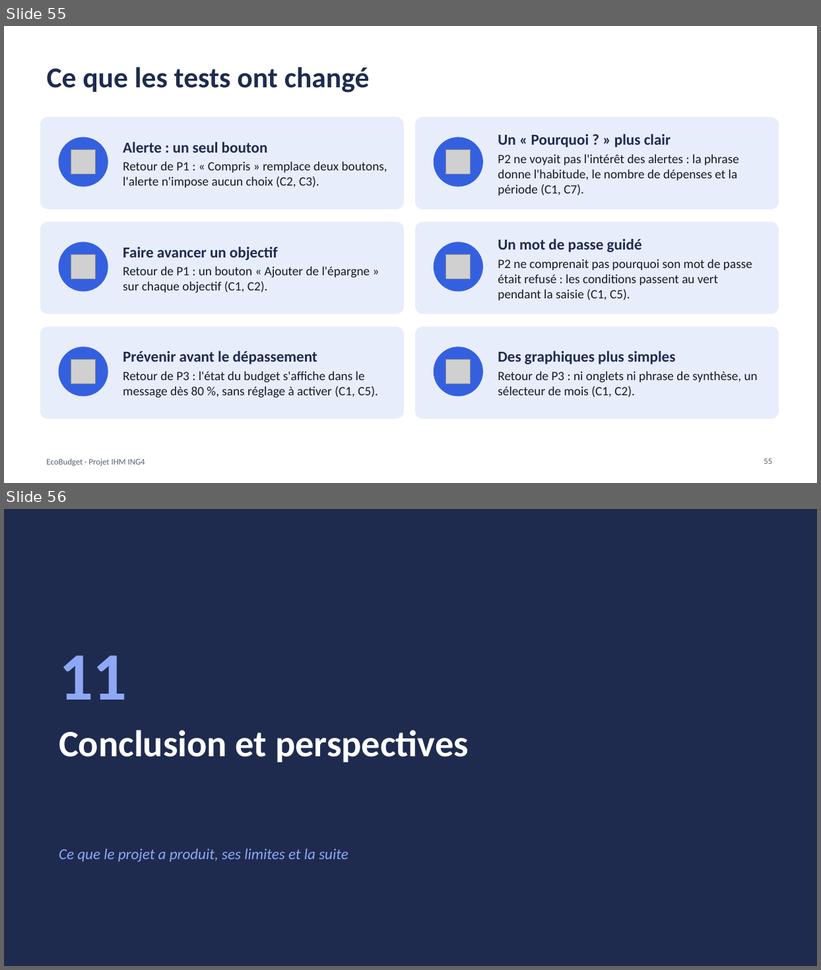
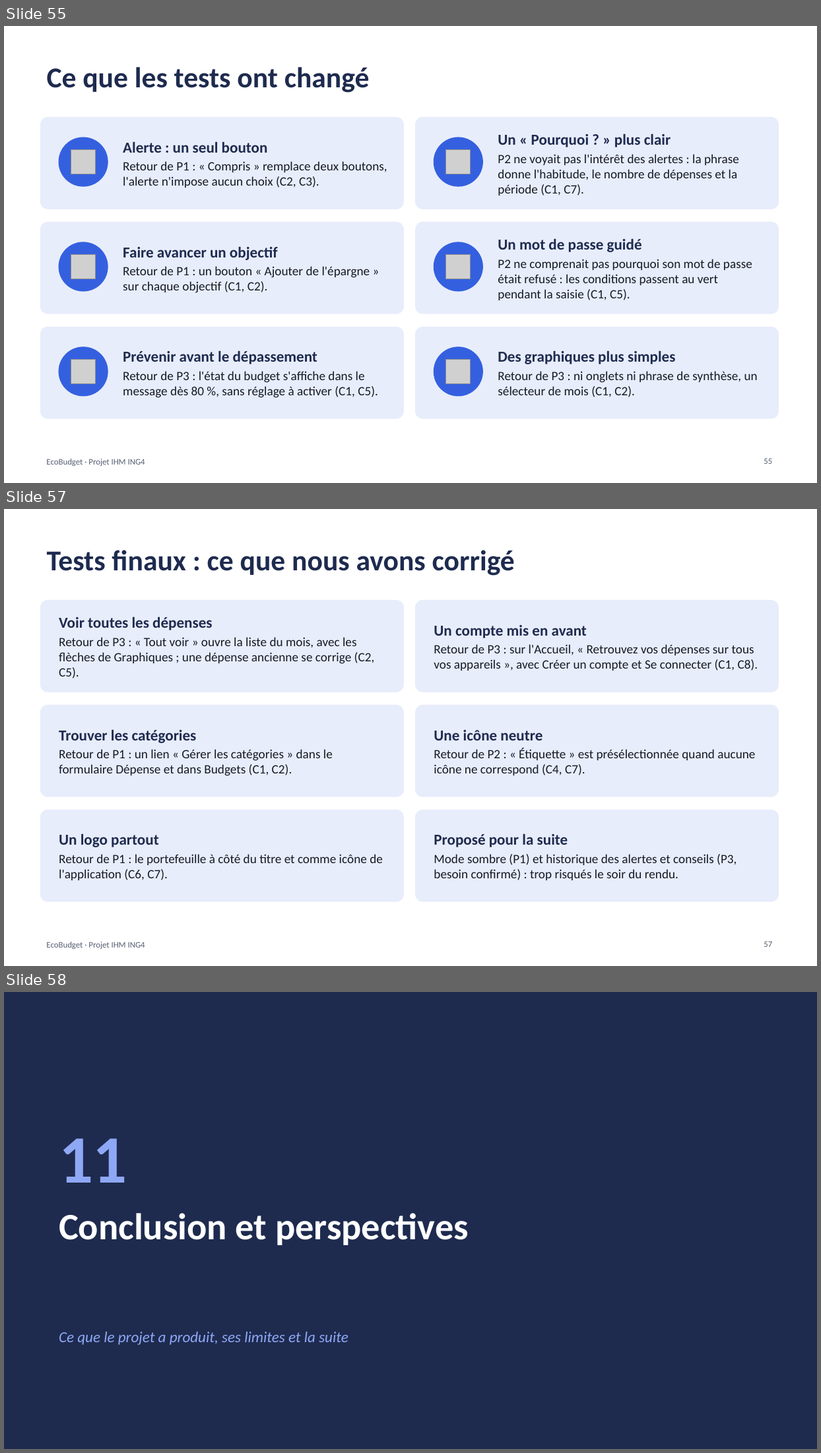
Before and after one commit to kaderouadahi/EcoBudget, a slide deck: livrables/EcoBudget.pptx. Shown one above the other, each under a label of ours: slides 55 and 56 before the commit, slides 55, 57 and 58 after it; the slides between them are not shown. The pictures are 821x970 and 821x1453 pixels, drawn with LibreOffice and Linux fonts; fonts in the diff are those of the drawing; grey boxes stand for pictures. Boxes give left, top, right and bottom in pixels: in the first picture for what was removed or moved away, otherwise in the second. Text is boxed around its words. In the diff, an @@ line names an element or a change of style, - is before the commit and + after.

```diff
--- a/livrables/EcoBudget.pptx
+++ b/livrables/EcoBudget.pptx
@@ slide 57 added at (4,509,817,966), background #FFFFFF; not listed: 1 template element that a slide beside it also shows @@
@@ title added at (47,550,515,576), 34 pt, text #1E2B4F, bold @@
+Tests finaux : ce que nous avons corrigé
@@ rounded rectangle added at (40,601,403,692), fill #E8EDFB, outline #E8EDFB 1 pt @@
@@ rounded rectangle added at (416,601,779,692), fill #E8EDFB, outline #E8EDFB 1 pt @@
@@ text added at (59,617,375,679), 15 pt, text #161A24 @@
+Voir toutes les dépenses
+Retour de P3 : « Tout voir » ouvre la liste du mois, avec les flèches de Graphiques ; une dépense ancienne se corrige (C2, C5).
@@ text added at (434,625,758,671), 15 pt, text #161A24 @@
+Un compte mis en avant
+Retour de P3 : sur l'Accueil, « Retrouvez vos dépenses sur tous vos appareils », avec Créer un compte et Se connecter (C1, C8).
@@ rounded rectangle added at (40,706,403,797), fill #E8EDFB, outline #E8EDFB 1 pt @@
@@ rounded rectangle added at (416,706,779,797), fill #E8EDFB, outline #E8EDFB 1 pt @@
@@ text added at (59,729,333,776), 15 pt, text #161A24 @@
+Trouver les catégories
+Retour de P1 : un lien « Gérer les catégories » dans le formulaire Dépense et dans Budgets (C1, C2).
@@ text added at (434,730,755,776), 15 pt, text #161A24 @@
+Une icône neutre
+Retour de P2 : « Étiquette » est présélectionnée quand aucune icône ne correspond (C4, C7).
@@ rounded rectangle added at (40,811,403,902), fill #E8EDFB, outline #E8EDFB 1 pt @@
@@ rounded rectangle added at (416,811,779,902), fill #E8EDFB, outline #E8EDFB 1 pt @@
@@ text added at (59,834,383,881), 15 pt, text #161A24 @@
+Un logo partout
+Retour de P1 : le portefeuille à côté du titre et comme icône de l'application (C6, C7).
@@ text added at (434,834,737,881), 15 pt, text #161A24 @@
+Proposé pour la suite
+Mode sombre (P1) et historique des alertes et conseils (P3, besoin confirmé) : trop risqués le soir du rendu.
@@ page number added at (764,942,772,947), 10 pt, text #576074 @@
+57
@@ what was slide 56 is now slide 58 @@
```
Also in this commit, not shown: 3 slides changed, 1 other slide added, 3 other files.
